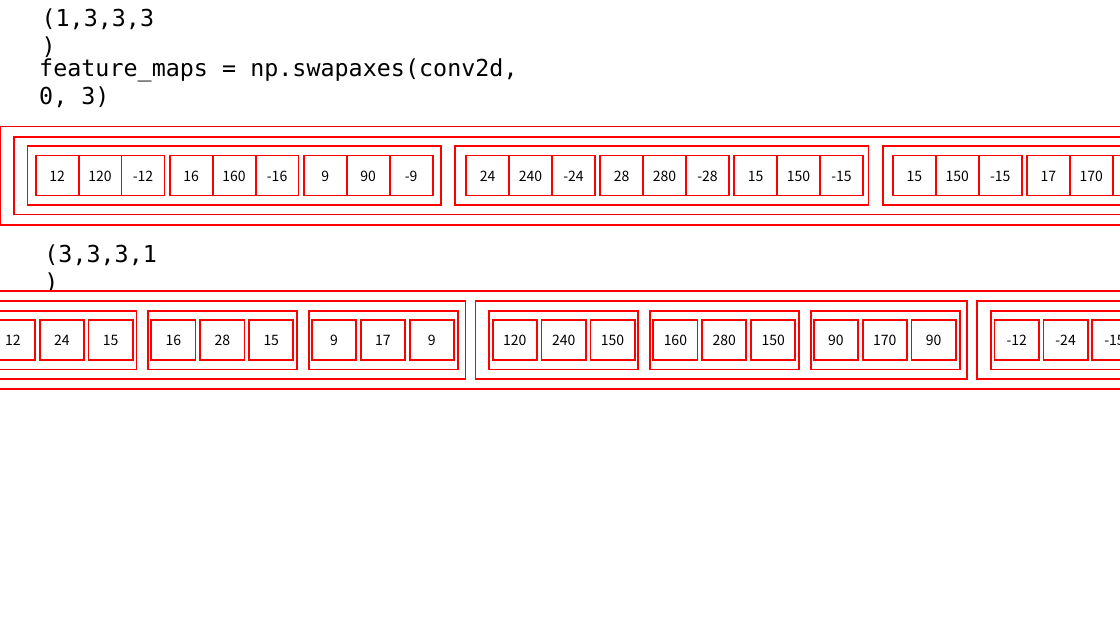
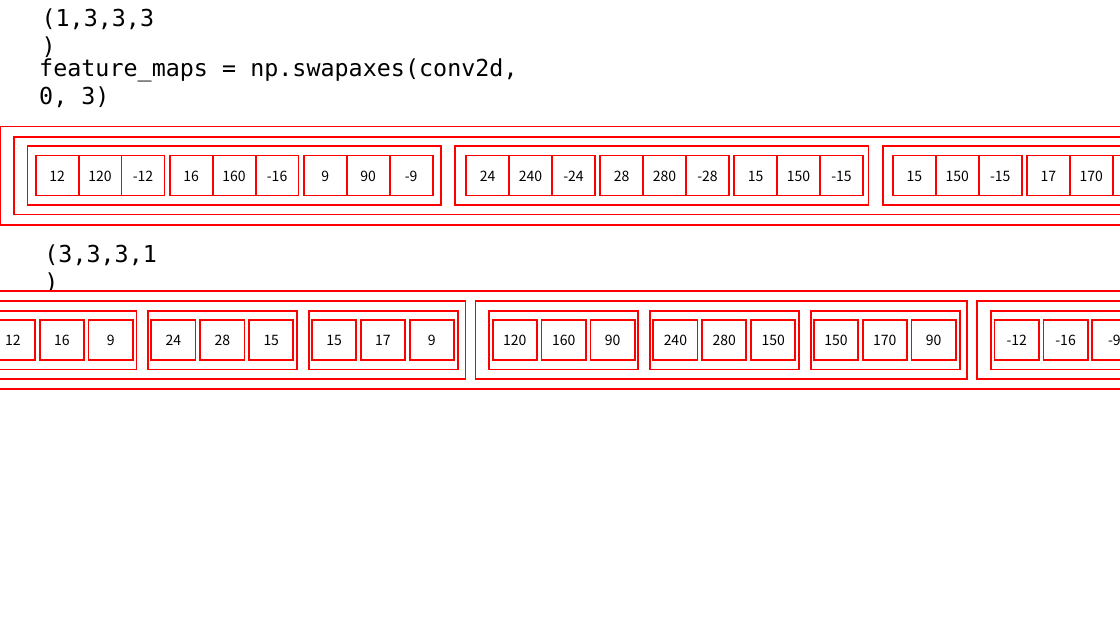
Before and after one commit to kjungmo/SBA2020_dataScience, a slide deck: slide 166 of 데이터분석.pptx. Drawn at 1120x630 pixels with LibreOffice and Linux fonts; fonts in the diff are those of the drawing. Boxes give left, top, right and bottom in pixels: in the first picture for what was removed or moved away, otherwise in the second. Text is boxed around its words. In the diff, an @@ line names an element or a change of style, - is before the commit and + after.

```diff
--- a/데이터분석.pptx
+++ b/데이터분석.pptx
@@ rectangle "16": place and size @@
-rectangle "16" at [151,320,196,360]
+rectangle "16" at [39,320,84,360]
@@ rectangle "24": place and size @@
-rectangle "24" at [39,320,84,360]
+rectangle "24" at [151,320,196,360]
@@ rectangle "160": place and size @@
-rectangle "160" at [654,320,698,360]
+rectangle "160" at [542,320,586,360]
@@ rectangle "240": place and size @@
-rectangle "240" at [542,320,586,360]
+rectangle "240" at [654,320,698,360]
@@ text in rectangle at [107,334,115,345]: text changed @@
-15
+9
@@ text in rectangle at [326,334,342,345]: text changed @@
-9
+15
@@ text in rectangle at [605,334,621,345]: text changed @@
-150
+90
@@ text in rectangle at [824,334,847,345]: text changed @@
-90
+150
@@ text in rectangle at [1055,334,1075,345]: text changed @@
--24
+-16
@@ text in rectangle at [1108,334,1120,345]: text changed @@
--15
+-9
```
Also in this commit, not shown: 13 slides added.
